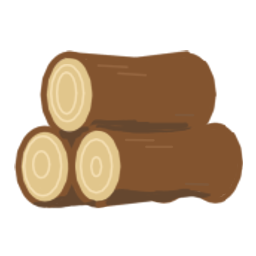
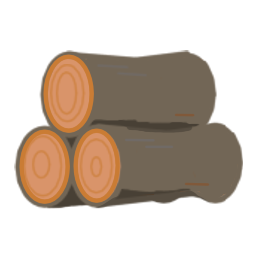
Layers edited between the first and the second 256 x 256 image:
added group "cherrywood" with 11 layers above "oak" over [14, 50, 243, 209]
added group "details" (1st of 2, in "cherrywood") with 3 layers in group "cherrywood" over [14, 50, 243, 209]
added layer "cherrywood_outer" in group "details" over [14, 50, 128, 209]
added layer "barklines" in group "details" over [64, 64, 243, 192]
added layer "rings" (69%) in group "details" over [14, 64, 128, 209]
added group "outlines" (1st of 2, in "cherrywood") with 2 layers in group "cherrywood" over [14, 50, 243, 209]
added layer "lineshade" (multiply) in group "outlines" over [64, 64, 243, 209]
added layer "line" in group "outlines" over [14, 50, 243, 209]
added group "fills" (1st of 2, in "cherrywood") with 3 layers in group "cherrywood" over [14, 50, 243, 209]
added layer "fill_shade" (multiply) in group "fills" over [14, 50, 243, 209]
added layer "outer" in group "fills" over [14, 50, 243, 209]
added layer "inner" in group "fills" over [14, 50, 192, 209]
moved "details" (2nd of 2, in "oak") into group "oak" over [14, 64, 243, 209]
moved "outlines" (2nd of 2, in "oak") into group "oak" over [14, 50, 243, 209]
moved "fills" (2nd of 2, in "oak") into group "oak" over [14, 50, 243, 209]
